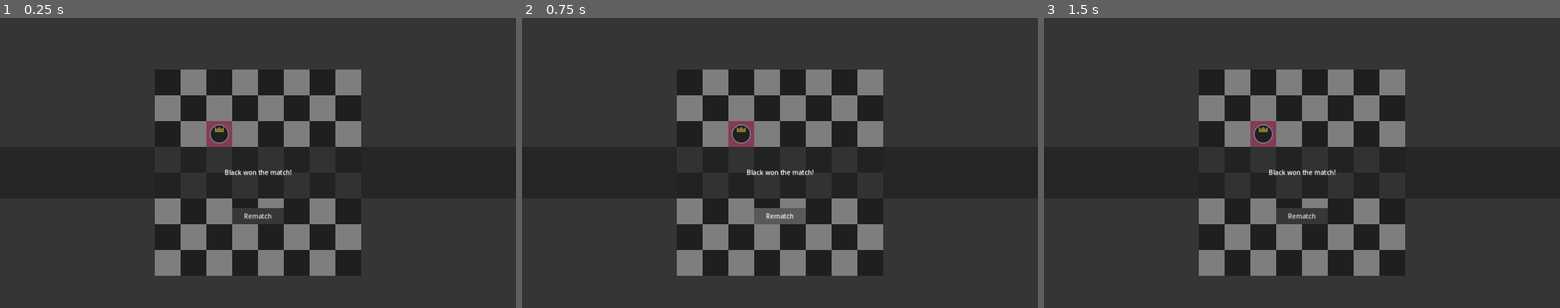
Above: before the commit, frames 1-3 (left to right).
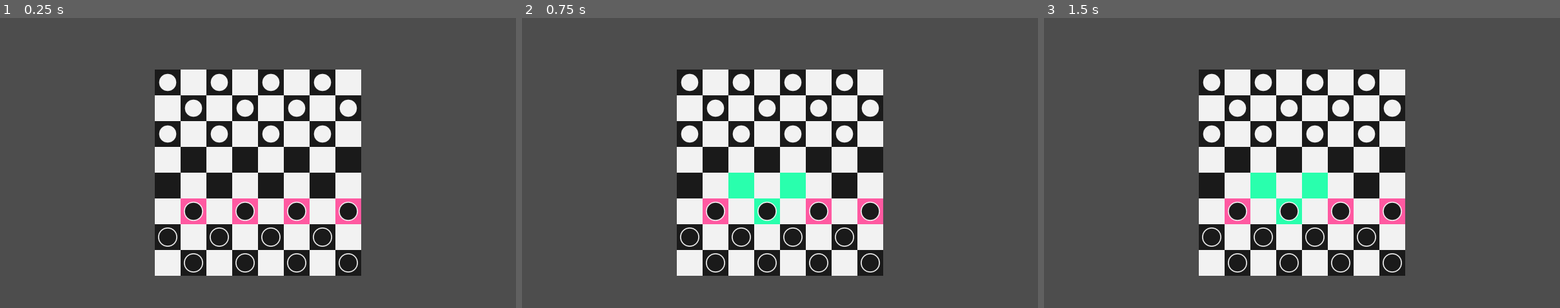
Above: after the commit, the same moments.

Repository: PacktPublishing/The-Essential-Guide-to-Creating-Multiplayer-Games-with-Godot-4.0
Game: Godot game, scene res://06.building-online-checkers/CheckersGame.tscn
Two runs of this game, one before a commit and one after it. Both use one fixed random seed, a clock stepped at 60 frames per second and the inputs below. The project has no main scene, so this scene is started directly.
Inputs (mouse positions are in pixels of both pictures, inside the frame that each line leads up to):
- Up to frame 1 (0.25 s): no input
- Up to frame 2 (0.75 s): click (780, 215) at 0.5 s, where only the run before the commit has a clickable "Rematch"
- Up to frame 3 (1.5 s): tap Enter at 1.25 s; move the mouse to (1260, 134) at 1.27 s; hold D (move_right) from 1.28 s (still down); tap F (interact) at 1.35 s; click (1260, 134) at 1.42 s

The runs differ from the first frame. In frame 1, 29% of the frame differs, in the area x 0-100%, y 17-89%; in frame 2, 30%; in frame 3, 30%.

Commit message:
Fix Checkers project

Diff:
--- a/source/06.building-online-checkers/CheckerBoard.gd
+++ b/source/06.building-online-checkers/CheckerBoard.gd
@@ -30,11 +30,11 @@
 
 
 @rpc("authority", "call_local")
-func setup_team(team, peer_id):
+func setup_team(team, peer):
 	if team == Teams.BLACK:
-		black_team.set_multiplayer_authority(peer_id)
-	else:
-		white_team.set_multiplayer_authority(peer_id)
+		black_team.set_multiplayer_authority(peer)
+	else:
+		white_team.set_multiplayer_authority(peer)
 
 
 func create_meta_board():
@@ -52,8 +52,6 @@
 @rpc("any_peer", "call_local")
 func toggle_turn():
 	clear_free_cells()
-	disable_pieces(white_team)
-	disable_pieces(black_team)
 	var winner = get_winner()
 	if winner:
 		player_won.emit(winner)
@@ -73,6 +71,8 @@
 
 
 func get_winner():
+	disable_pieces(white_team)
+	disable_pieces(black_team)
 	var winner = null
 	if black_team.get_children().size() < 1:
 		winner = "White"
--- a/source/06.building-online-checkers/CheckerBoard.tscn
+++ b/source/06.building-online-checkers/CheckerBoard.tscn
@@ -56,11 +56,10 @@
 position = Vector2(480, 352)
 
 [node name="Piece10" parent="BlackTeam" instance=ExtResource("3_kv0m4")]
-position = Vector2(416, 288)
+position = Vector2(352, 352)
 
 [node name="Piece11" parent="BlackTeam" instance=ExtResource("3_kv0m4")]
-position = Vector2(288, 288)
-is_king = true
+position = Vector2(224, 352)
 
 [node name="Piece12" parent="BlackTeam" instance=ExtResource("3_kv0m4")]
 position = Vector2(96, 352)
--- a/source/06.building-online-checkers/CheckersGame.gd
+++ b/source/06.building-online-checkers/CheckersGame.gd
@@ -4,9 +4,6 @@
 @onready var hud = $HUD
 @onready var winner_label = $HUD/Label
 
-
-func _ready():
-	_on_checker_board_player_won("Black")
 
 @rpc("any_peer", "call_local")
 func update_winner(winner):
--- a/source/06.building-online-checkers/CheckersGame.tscn
+++ b/source/06.building-online-checkers/CheckersGame.tscn
@@ -16,79 +16,6 @@
 script = ExtResource("1_rs6j7")
 
 [node name="CheckerBoard" parent="." instance=ExtResource("1_estyv")]
-
-[node name="Piece" parent="CheckerBoard/BlackTeam" index="0"]
-position = Vector2(160, 160)
-is_king = true
-
-[node name="Piece2" parent="CheckerBoard/BlackTeam" index="1"]
-visible = false
-
-[node name="Piece3" parent="CheckerBoard/BlackTeam" index="2"]
-visible = false
-
-[node name="Piece4" parent="CheckerBoard/BlackTeam" index="3"]
-visible = false
-
-[node name="Piece5" parent="CheckerBoard/BlackTeam" index="4"]
-visible = false
-
-[node name="Piece6" parent="CheckerBoard/BlackTeam" index="5"]
-visible = false
-
-[node name="Piece7" parent="CheckerBoard/BlackTeam" index="6"]
-visible = false
-
-[node name="Piece8" parent="CheckerBoard/BlackTeam" index="7"]
-visible = false
-
-[node name="Piece9" parent="CheckerBoard/BlackTeam" index="8"]
-visible = false
-
-[node name="Piece10" parent="CheckerBoard/BlackTeam" index="9"]
-visible = false
-
-[node name="Piece11" parent="CheckerBoard/BlackTeam" index="10"]
-visible = false
-
-[node name="Piece12" parent="CheckerBoard/BlackTeam" index="11"]
-visible = false
-
-[node name="Piece" parent="CheckerBoard/WhiteTeam" index="0"]
-visible = false
-
-[node name="Piece2" parent="CheckerBoard/WhiteTeam" index="1"]
-visible = false
-
-[node name="Piece3" parent="CheckerBoard/WhiteTeam" index="2"]
-visible = false
-
-[node name="Piece4" parent="CheckerBoard/WhiteTeam" index="3"]
-visible = false
-
-[node name="Piece5" parent="CheckerBoard/WhiteTeam" index="4"]
-visible = false
-
-[node name="Piece6" parent="CheckerBoard/WhiteTeam" index="5"]
-visible = false
-
-[node name="Piece7" parent="CheckerBoard/WhiteTeam" index="6"]
-visible = false
-
-[node name="Piece8" parent="CheckerBoard/WhiteTeam" index="7"]
-visible = false
-
-[node name="Piece9" parent="CheckerBoard/WhiteTeam" index="8"]
-visible = false
-
-[node name="Piece10" parent="CheckerBoard/WhiteTeam" index="9"]
-visible = false
-
-[node name="Piece11" parent="CheckerBoard/WhiteTeam" index="10"]
-visible = false
-
-[node name="Piece12" parent="CheckerBoard/WhiteTeam" index="11"]
-visible = false
 
 [node name="HUD" type="Control" parent="."]
 visible = false
@@ -151,5 +78,3 @@
 
 [connection signal="player_won" from="CheckerBoard" to="." method="_on_checker_board_player_won"]
 [connection signal="pressed" from="HUD/RematchButton" to="." method="_on_rematch_button_pressed"]
-
-[editable path="CheckerBoard"]
--- a/source/06.building-online-checkers/Piece.gd
+++ b/source/06.building-online-checkers/Piece.gd
@@ -9,7 +9,7 @@
 @export var is_king = false: set = _set_is_king
 @export var king_texture = preload("res://06.building-online-checkers/WhiteKing.svg")
 
-@onready var area = $SelectionArea2D
+@onready var area = $Area2D
 @onready var selected_color_rect = $SelectedColorRect
 @onready var enabled_color_rect = $EnabledColorRect
 @onready var sprite = $Sprite2D
--- a/source/06.building-online-checkers/Piece.tscn
+++ b/source/06.building-online-checkers/Piece.tscn
@@ -33,13 +33,13 @@
 
 [node name="Sprite2D" type="Sprite2D" parent="."]
 
-[node name="SelectionArea2D" type="Area2D" parent="."]
+[node name="Area2D" type="Area2D" parent="."]
 
-[node name="CollisionShape2D" type="CollisionShape2D" parent="SelectionArea2D"]
+[node name="CollisionShape2D" type="CollisionShape2D" parent="Area2D"]
 shape = SubResource("RectangleShape2D_lct7a")
 debug_color = Color(0.286275, 0.498039, 1, 0.419608)
 
 [node name="MultiplayerSynchronizer" type="MultiplayerSynchronizer" parent="."]
-replication_config = SubResource("SceneReplicationConfig_mku5c")
+replication_config = SubResource("SceneReplicationConfig_6np87")
 
-[connection signal="input_event" from="SelectionArea2D" to="." method="_on_area_2d_input_event"]
+[connection signal="input_event" from="Area2D" to="." method="_on_area_2d_input_event"]
Not shown: 1 places in source/06.building-online-checkers/Piece.tscn that only renumber resources
